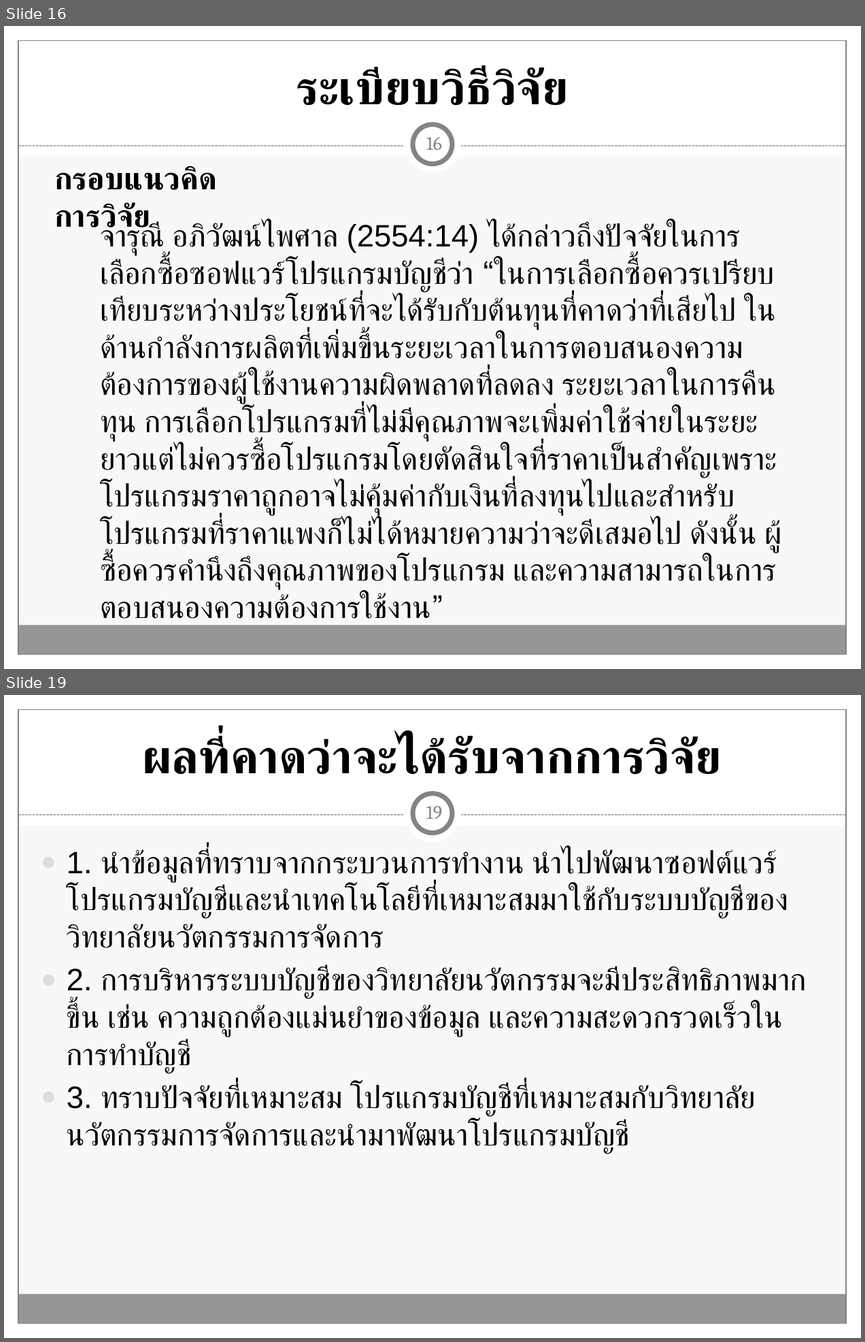
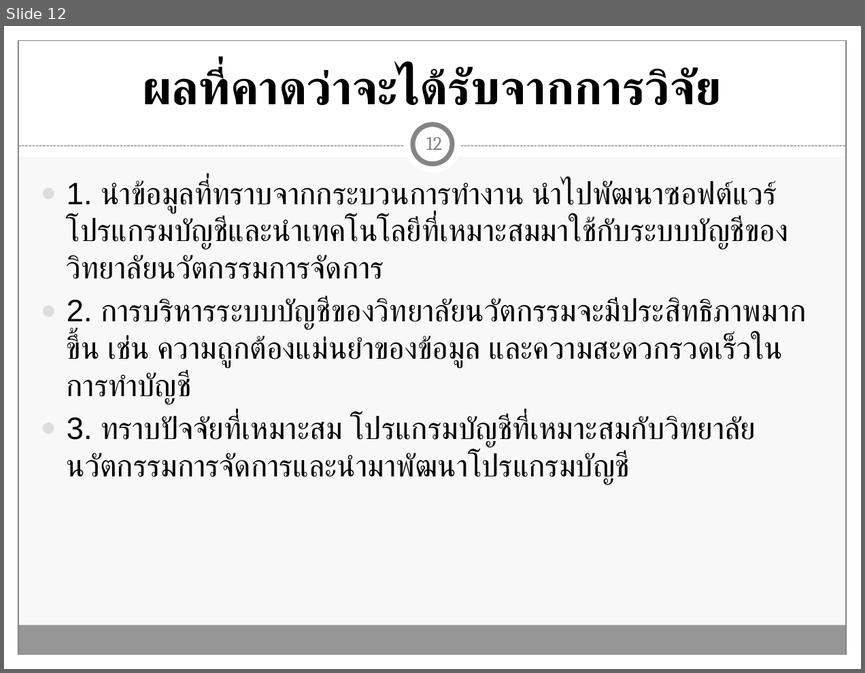
Before and after one commit to Tanandara/research, a slide deck: ฐานันดร์(โปรแกรมบัญชี RCIM)-Workshop (MBA).pptx. Shown one above the other, each under a label of ours: slides 16 and 19 before the commit, slide 12 after it; the slides between them are not shown. The pictures are 865x1342 and 865x673 pixels, drawn with LibreOffice and Linux fonts; fonts in the diff are those of the drawing. Boxes give left, top, right and bottom in pixels: in the first picture for what was removed or moved away, otherwise in the second. Text is boxed around its words. In the diff, an @@ line names an element or a change of style, - is before the commit and + after.

```diff
--- a/ฐานันดร์(โปรแกรมบัญชี RCIM)-Workshop (MBA).pptx
+++ b/ฐานันดร์(โปรแกรมบัญชี RCIM)-Workshop (MBA).pptx
@@ slide 16 removed at box(4, 26, 861, 669), background #F8F8F8; not listed: 9 template elements that a slide beside it also shows @@
@@ title removed at box(296, 67, 568, 106) @@
-ระเบียบวิธีวิจัย
@@ page number removed at box(426, 137, 442, 150) @@
-16
@@ text removed at box(54, 166, 218, 236) @@
-กรอบแนวคิดการวิจัย
@@ text removed at box(100, 223, 782, 626) @@
-จารุณี อภิวัฒน์ไพศาล (2554:14) ได้กล่าวถึงปัจจัยในการเลือกซื้อซอฟแวร์โปรแกรมบัญชีว่า “ในการเลือกซื้อควรเปรียบเทียบระหว่างประโยชน์ที่จะได้รับกับต้นทุนที่คาดว่าที่เสียไป ในด้านกำลังการผลิตที่เพิ่มขึ้นระยะเวลาในการตอบสนองความต้องการของผู้ใช้งานความผิดพลาดที่ลดลง ระยะเวลาในการคืนทุน การเลือกโปรแกรมที่ไม่มีคุณภาพจะเพิ่มค่าใช้จ่ายในระยะยาวแต่ไม่ควรซื้อโปรแกรมโดยตัดสินใจที่ราคาเป็นสำคัญเพราะโปรแกรมราคาถูกอาจไม่คุ้มค่ากับเงินที่ลงทุนไปและสำหรับโปรแกรมที่ราคาแพงก็ไม่ได้หมายความว่าจะดีเสมอไป ดังนั้น ผู้ซื้อควรคำนึงถึงคุณภาพของโปรแกรม และความสามารถในการตอบสนองความต้องการใช้งาน”
@@ what was slide 19 is now slide 12 @@
@@ page number at box(426, 137, 442, 150): text changed @@
-19
+12
```
Also in this commit, not shown: 6 slides changed, 8 other slides removed, 1 other file.
